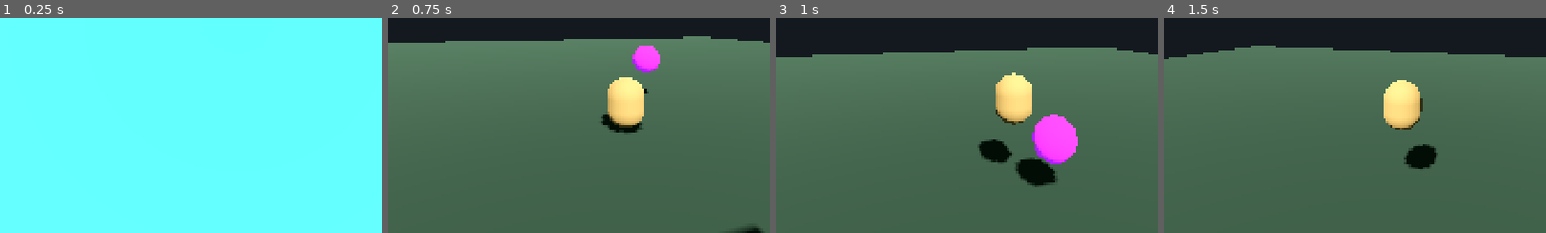
Above: before the commit, frames 1-4 (left to right).
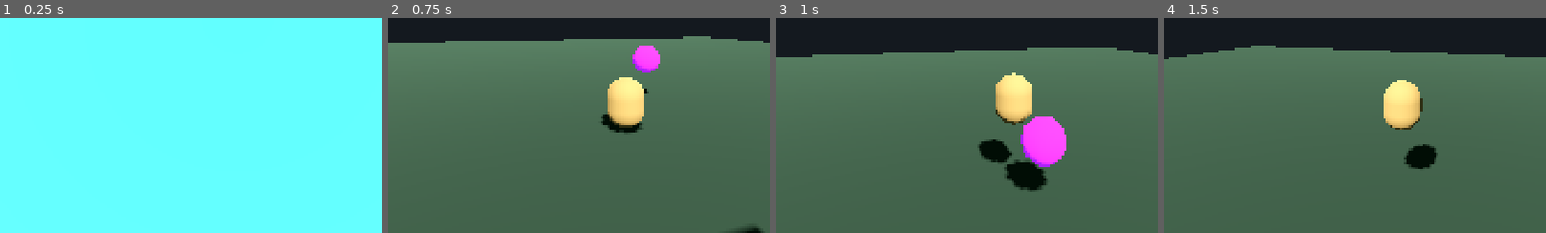
Above: after the commit, the same moments.

Repository: eldritch-dream/floaty_dog_knight
Game: Godot game, scene res://scenes/world/zone_01.tscn
Two runs of this game, one before a commit and one after it. Both use one fixed random seed, a clock stepped at 60 frames per second and the inputs below. This scene is started directly instead of the project's main scene.
Inputs (mouse positions are % of the whole screen's width and height, from its top left):
- Up to frame 1 (0.25 s): no input
- Up to frame 2 (0.75 s): tap Enter at 0.5 s; move the mouse to (55, 50) at 0.52 s; hold W (move_forward) from 0.53 s (still down); click (55, 50) at 0.6 s
- Up to frame 3 (1 s): keep holding W (move_forward); tap Space (jump) at 0.77 s
- Up to frame 4 (1.5 s): keep holding W (move_forward); move the mouse to (45, 50) at 1.27 s; tap Ctrl (dash) at 1.35 s
The pictures show only the part of the screen within x 19-69%, y 50-100%; the shares and areas given below are measured in that part.

Frames 1-2 are identical in both runs. In frame 3, 2.4% of the frame differs, in the area x 59-79%, y 44-81%; in frame 4, nothing differs.

Commit message:
Stagger white flash and fix wisp-player physics sticking
- wisp_stagger: turn white on enter, restore purple on exit — clear
  visual signal the wisp is stunned and won't attack
- player.tscn: move player body to collision_layer=4 (physics layer 3)
  so the wisp (mask=1, watches layer 1 world only) no longer physically
  pushes the player during chase/dodge

Co-Authored-By: Claude Sonnet 4.6 <noreply@anthropic.com>

Diff:
--- a/scenes/player/player.tscn
+++ b/scenes/player/player.tscn
@@ -46,6 +46,8 @@
 emission_energy_multiplier = 0.5
 
 [node name="Player" type="CharacterBody3D"]
+collision_layer = 4
+collision_mask = 1
 script = ExtResource("1")
 
 [node name="CollisionShape3D" type="CollisionShape3D" parent="."]
--- a/scripts/enemies/wisp/states/wisp_stagger.gd
+++ b/scripts/enemies/wisp/states/wisp_stagger.gd
@@ -10,6 +10,19 @@
 	# Snap scale back to normal in case WindUp left it enlarged.
 	if wisp.visual:
 		wisp.visual.scale = Vector3.ONE
+	_set_emission(Color(1.0, 1.0, 1.0))  # White = stunned
+
+
+func exit() -> void:
+	_set_emission(Color(0.45, 0.1, 0.8))  # Restore purple
+
+
+func _set_emission(color: Color) -> void:
+	if not wisp.visual:
+		return
+	var mat := wisp.visual.material as StandardMaterial3D
+	if mat:
+		mat.emission = color
 
 
 func physics_update(delta: float) -> void:
